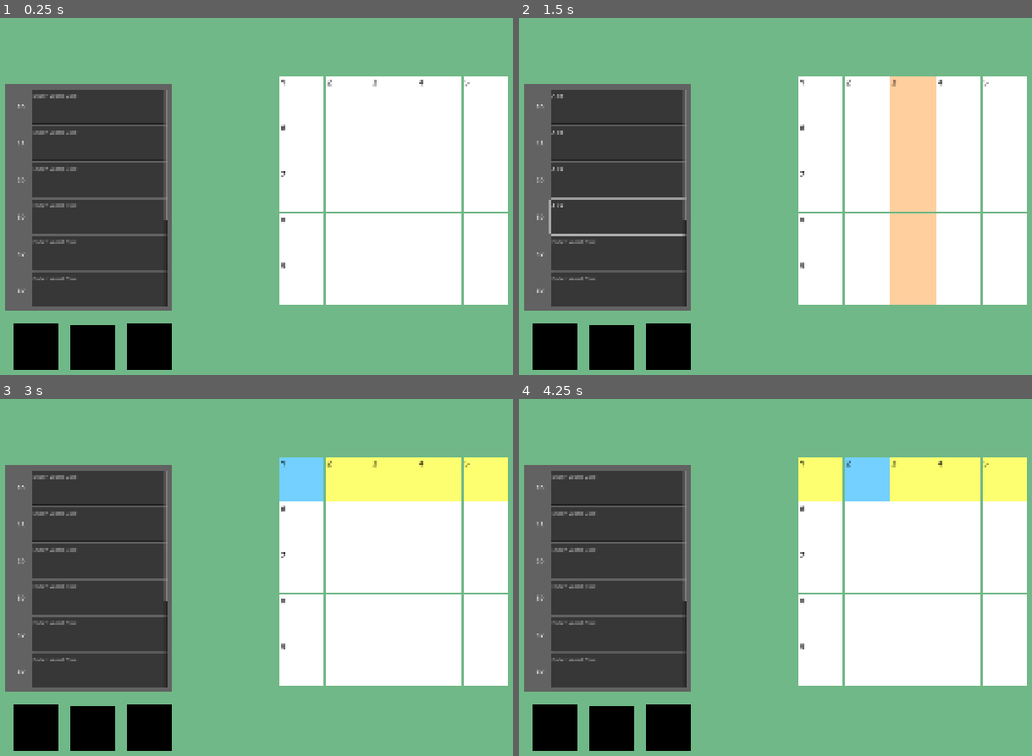
Above: before the commit, frames 1-4 (two rows, left to right).
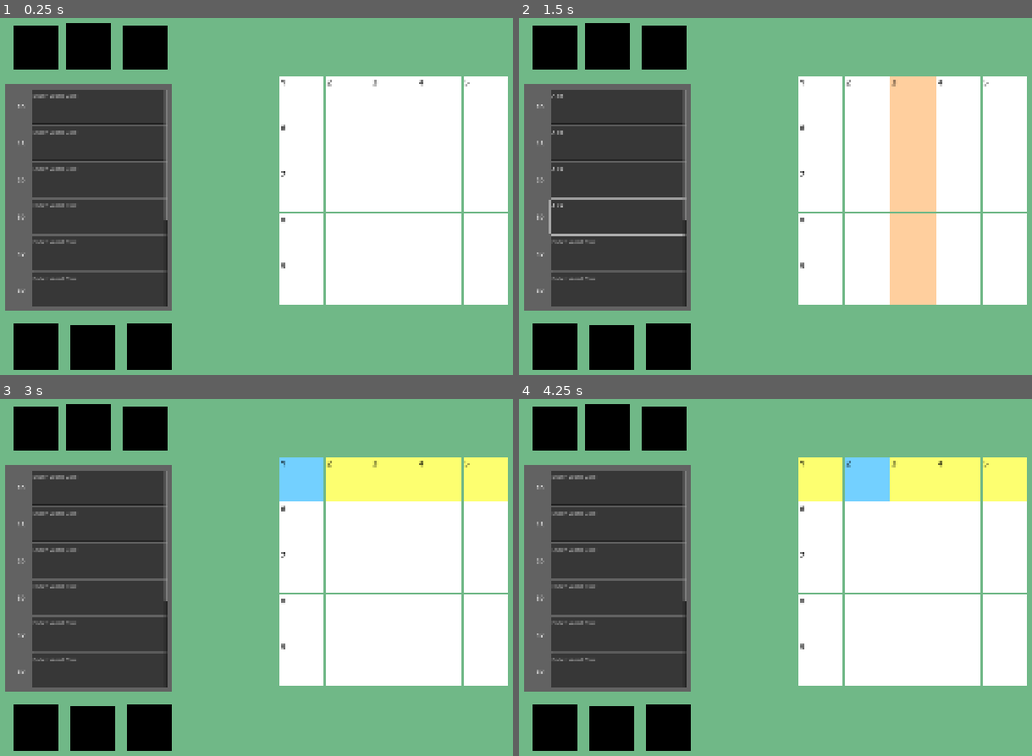
Above: after the commit, the same moments.

Repository: tagetjerngren/WordCrossing
Game: Godot game, scene res://Scenes/level.tscn
Two runs of this game, one before a commit and one after it. Both use one fixed random seed, a clock stepped at 60 frames per second and the inputs below.
Inputs (mouse positions are in pixels of both pictures, inside the frame that each line leads up to):
- Up to frame 1 (0.25 s): no input
- Up to frame 2 (1.5 s): click (616, 107) at 0.52 s; type "Alex" at 0.6 s; click (616, 142) at 0.75 s; type "Alex" at 0.83 s; click (616, 178) at 0.98 s; type "Alex" at 1.07 s; click (616, 217) at 1.27 s; type "Alex" at 1.35 s
- Up to frame 3 (3 s): click (97, 634) at 1.5 s; type "Alex" at 1.58 s; click (97, 670) at 1.73 s; type "Alex" at 1.82 s; click (97, 706) at 2.02 s; type "Alex" at 2.1 s; click (97, 745) at 2.25 s; type "Alex" at 2.33 s; tap Enter at 2.75 s; move the mouse to (302, 477) at 2.77 s; click (302, 477) at 2.92 s
- Up to frame 4 (4.25 s): tap Space at 3.5 s; move the mouse to (867, 477) at 3.52 s; click (867, 477) at 3.67 s

The runs differ from the first frame. In frame 1, 3.3% of the frame differs, in the area x 2-33%, y 1-15%; in frame 2, 3.3%; in frame 3, 3.3%; in frame 4, 3.3%.

Commit message:
Feat: Add win message upon filling up grid with legit words

Diff:
--- a/Scenes/grid.tscn
+++ b/Scenes/grid.tscn
@@ -14,3 +14,13 @@
 theme_override_colors/font_color = Color(1, 0, 0, 1)
 theme_override_font_sizes/font_size = 42
 text = "Not In Word List"
+
+[node name="WinMessage" type="Label" parent="." unique_id=140938105]
+visible = false
+offset_left = -167.0
+offset_top = -484.0
+offset_right = 162.0
+offset_bottom = -426.0
+theme_override_colors/font_color = Color(0.0333333, 1, 0, 1)
+theme_override_font_sizes/font_size = 42
+text = "Valid Solution!"
--- a/Scenes/level.tscn
+++ b/Scenes/level.tscn
@@ -25,3 +25,12 @@
 
 [node name="BlockTile3" parent="." unique_id=706124688 instance=ExtResource("3_6phgx")]
 position = Vector2(442, 980)
+
+[node name="BlockTile4" parent="." unique_id=1845545464 instance=ExtResource("3_6phgx")]
+position = Vector2(432, 132)
+
+[node name="BlockTile5" parent="." unique_id=1295049684 instance=ExtResource("3_6phgx")]
+position = Vector2(269, 129)
+
+[node name="BlockTile6" parent="." unique_id=1332539876 instance=ExtResource("3_6phgx")]
+position = Vector2(120, 132)
--- a/Scripts/grid.gd
+++ b/Scripts/grid.gd
@@ -260,6 +260,12 @@
 		$NotWordWarning.show()
 	else:
 		$NotWordWarning.hide()
+
+func ShowWinMessage(show : bool):
+	if show:
+		$WinMessage.show()
+	else:
+		$WinMessage.hide()
 
 func EvaluateRow(CheckPoint : int):
 	var RowStart = CheckPoint - (CheckPoint % GRID_WIDTH) - 1
@@ -350,6 +356,7 @@
 			else:
 				bDone = false
 
+	ShowWinMessage(bDone)
 	return bDone
 
 func _input(event: InputEvent) -> void:
